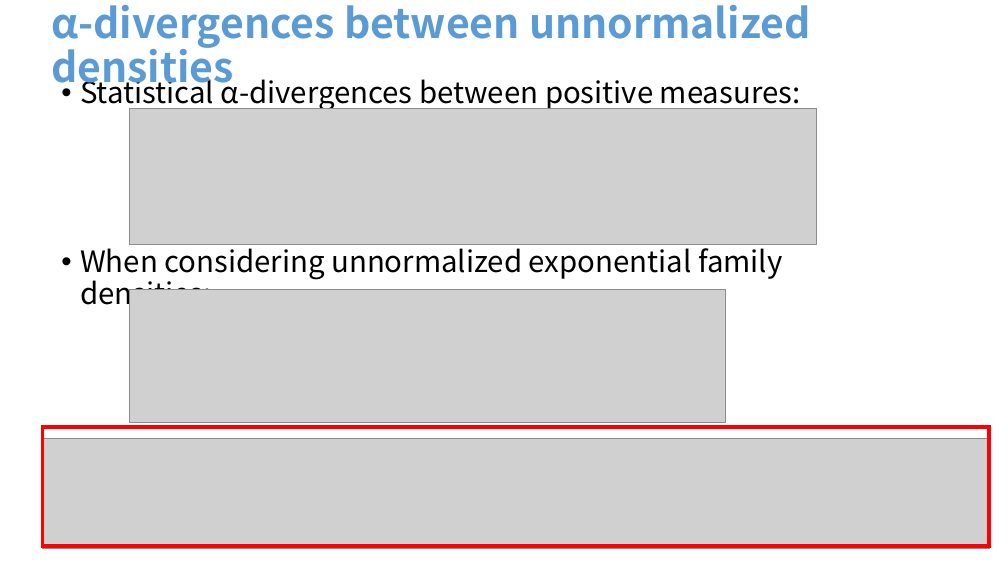
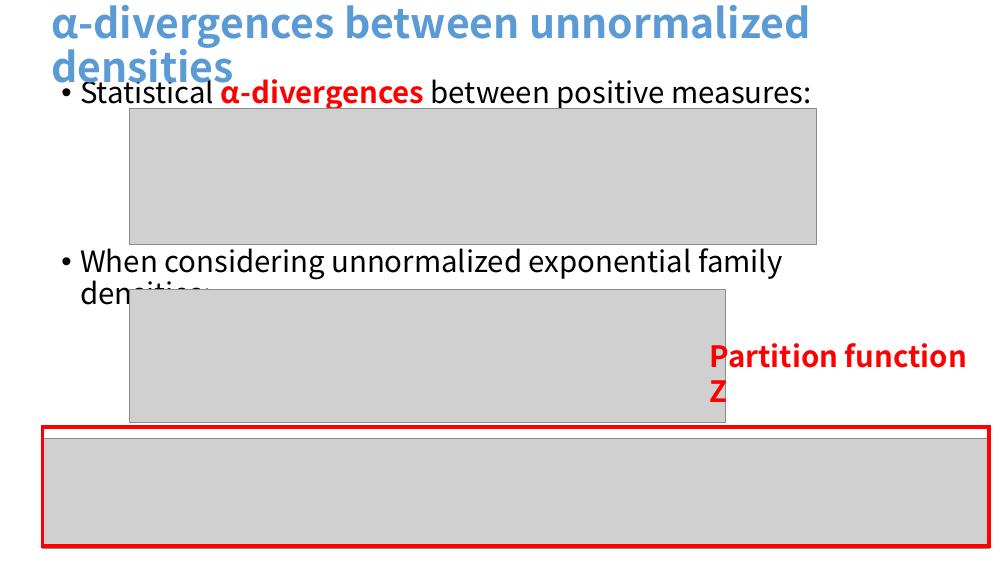
Before and after one commit to FrankNielsen/FrankNielsen.github.io, a slide deck: slide 26 of PPTX/DivergencesComparativeConvexity-FrankNIELSEN.pptx (slide 23 before the commit). Drawn at 1008x567 pixels with LibreOffice and Linux fonts; fonts in the diff are those of the drawing; grey boxes stand for pictures. Boxes give left, top, right and bottom in pixels: in the first picture for what was removed or moved away, otherwise in the second. Text is boxed around its words. In the diff, an @@ line names an element or a change of style, - is before the commit and + after.

```diff
--- a/PPTX/DivergencesComparativeConvexity-FrankNIELSEN.pptx
+++ b/PPTX/DivergencesComparativeConvexity-FrankNIELSEN.pptx
@@ text at [80,74,812,112]: text colour #000000 to #FF0000, bold on in "α-divergences" @@
@@ text added at [710,337,967,411], 28 pt, text #FF0000, bold @@
+Partition function Z
```
Also in this commit, not shown: 27 other slides changed, 8 slides added, 4 other files.
